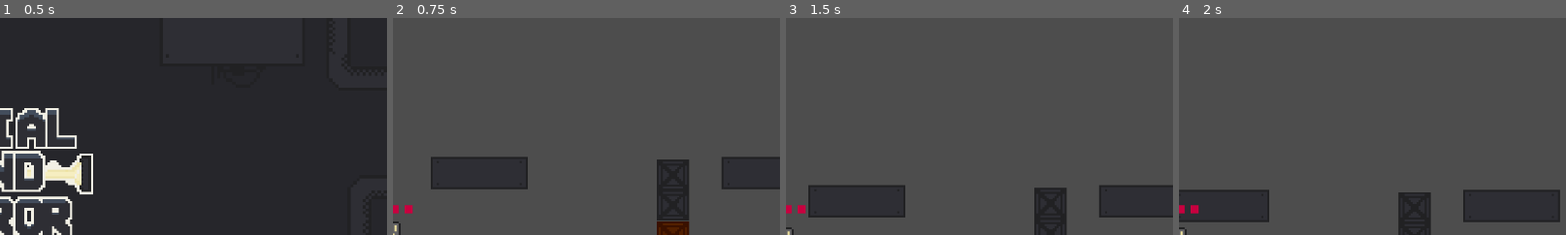
Above: before the commit, frames 1-4 (left to right).
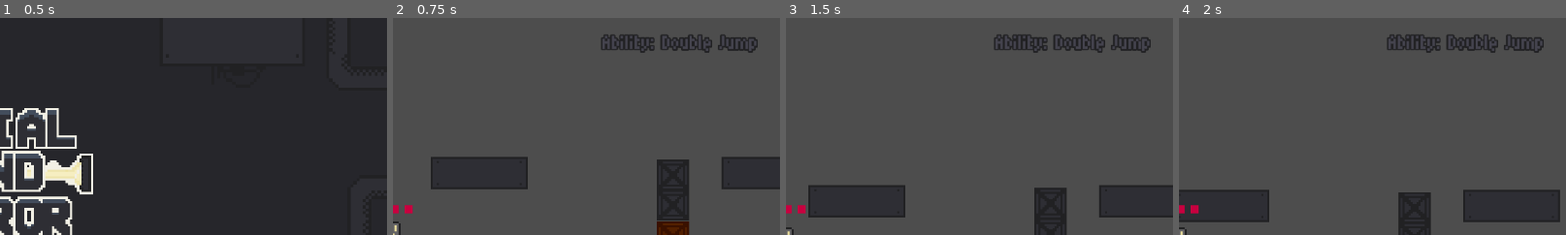
Above: after the commit, the same moments.

Repository: Dev-Karol1111/GMTK-2025
Game: Godot game, scene res://Scenes/ui/main_menu.tscn
The game is run twice, just before and just after one commit, with the same random seed, the same clock (stepped at 60 frames per second) and the same inputs.
Inputs (mouse positions are % of the whole screen's width and height, from its top left):
- Up to frame 1 (0.5 s): no input
- Up to frame 2 (0.75 s): click "START" at 0.5 s
- Up to frame 3 (1.5 s): tap Enter at 1.25 s; move the mouse to (72, 45) at 1.27 s; hold D (move_right) from 1.28 s (still down); tap W (jump) at 1.35 s
- Up to frame 4 (2 s): keep holding D (move_right); tap W (jump) at 1.52, 1.82 s
The pictures show only the part of the screen within x 50-100%, y 0-50%; the shares and areas given below are measured in that part.

Frame 1 is identical in both runs. In frame 2, 1.4% of the frame differs, in the area x 53-95%, y 7-17%; in frame 3, 1.4%; in frame 4, 1.4%.

Commit message:
Add ability label

Diff:
--- a/Scenes/Levels/level.tscn
+++ b/Scenes/Levels/level.tscn
@@ -161,6 +161,18 @@
 size_flags_vertical = 3
 text = "Exit"
 
+[node name="ability" type="Label" parent="CanvasLayer"]
+anchors_preset = 1
+anchor_left = 1.0
+anchor_right = 1.0
+offset_left = -259.0
+offset_top = 19.0
+offset_right = 46.0
+offset_bottom = 70.0417
+grow_horizontal = 0
+scale = Vector2(0.75, 0.75)
+text = "Ability: Double jump"
+
 [node name="TileMapLayer2" type="TileMapLayer" parent="."]
 tile_map_data = PackedByteArray("AAD//wAAAAABAAAAAAAAAAAAAAABAAAAAAABAAAAAAABAAAAAAD//wEAAAABAAEAAAAAAAEAAAABAAEAAAABAA …(2944 unchanged characters)…
 tile_set = SubResource("TileSet_r0lyn")
--- a/Scripts/Entities/Characters/Player/modular_player.gd
+++ b/Scripts/Entities/Characters/Player/modular_player.gd
@@ -15,6 +15,7 @@
 @export var animation_component:AnimationComponent
 
 @onready var sprite: AnimatedSprite2D = $AnimatedSprite2D
+@onready var ability_label: Label = $"../CanvasLayer/ability"
 
 func _ready() -> void:
 	GameStateManager.player=self
@@ -49,14 +50,17 @@
 func set_ability(iteration: int):
 	match iteration:
 		0:
+			ability_label.text = "Ability: Double Jump"
 			jump_component.jumps = 2
 			dash_component.enable = false
 			manipulate_component.enable = false
 		1:
+			ability_label.text = "Ability: Block Manipulation"
 			jump_component.jumps = 1
 			dash_component.enable = false
 			manipulate_component.enable = true
 		2:
+			ability_label.text = "Ability: Dash"
 			jump_component.jumps = 1
 			dash_component.enable = true
 			manipulate_component.enable = false
Not shown, changed: .gitignore
